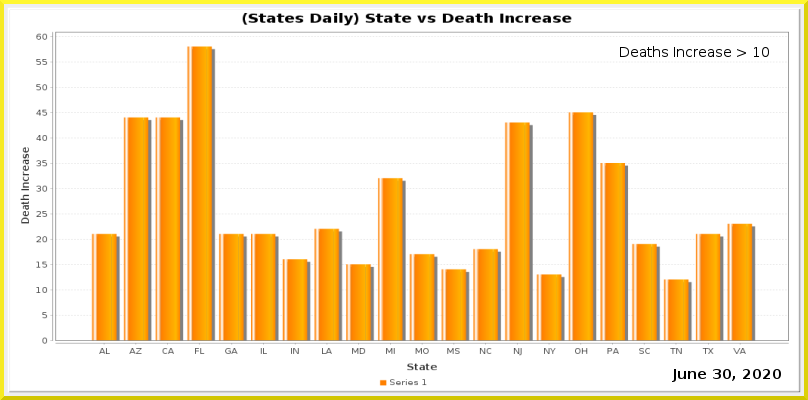
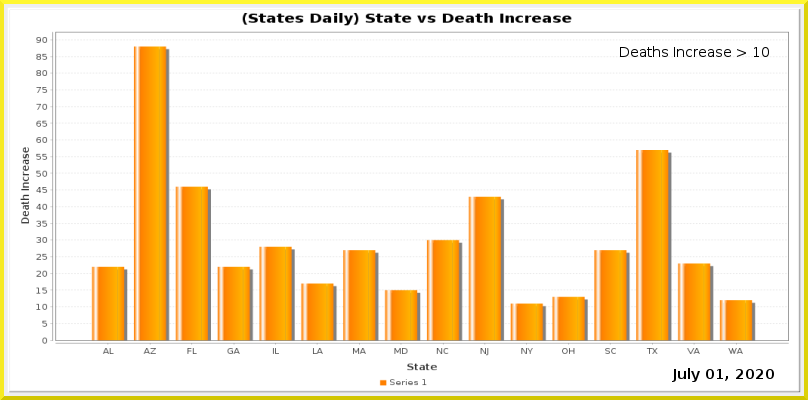
Comparing the layer stacks of the two 808×400 images. Changes:
painted on "Current Date" over (688, 368, 781, 382)
painted on "Date_vs_TestIncrease.png" over (36, 33, 789, 356)
